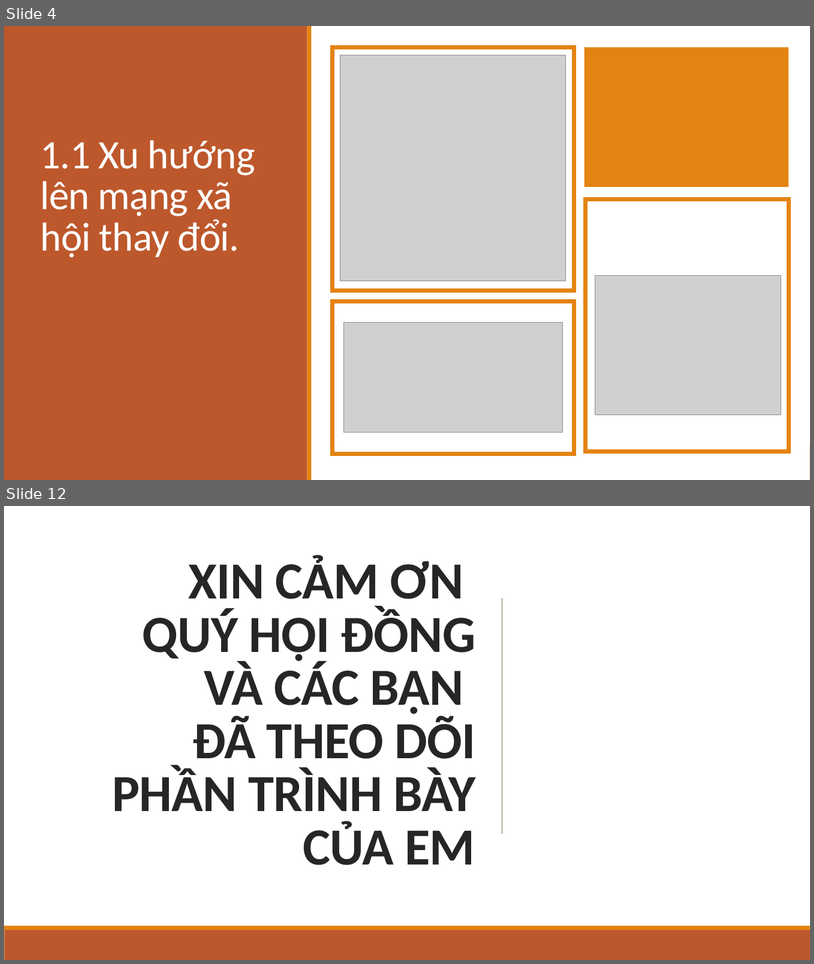
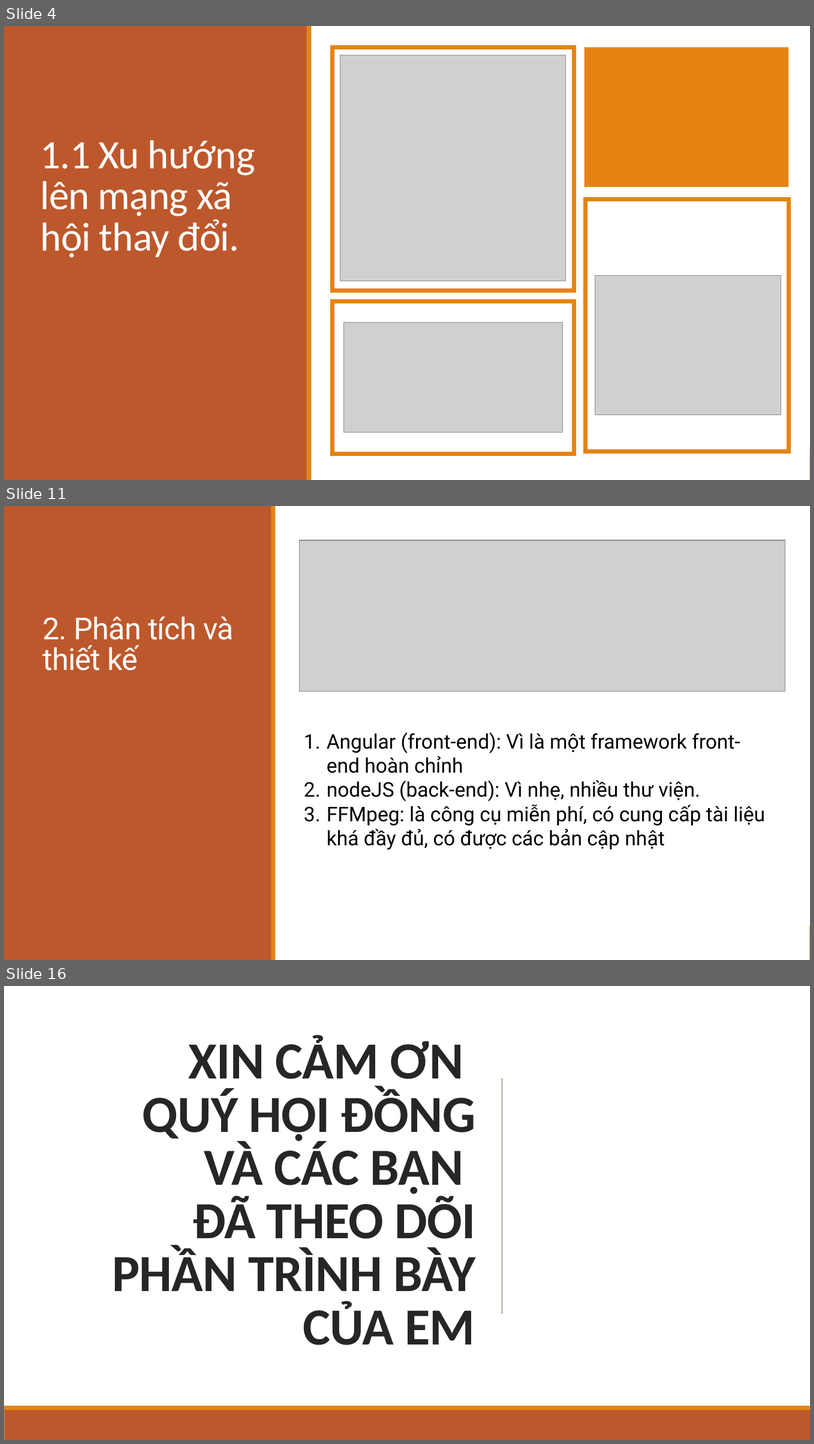
Before and after one commit to thedeadsheep/ang-VideoEditing, a slide deck: THIẾT KẾ VÀ XÂY DỰNG.pptx. Shown one above the other, each under a label of ours: slides 4 and 12 before the commit, slides 4, 11 and 16 after it; the slides between them are not shown. The pictures are 814x964 and 814x1444 pixels, drawn with LibreOffice and Linux fonts; fonts in the diff are those of the drawing; grey boxes stand for pictures. Boxes give left, top, right and bottom in pixels: in the first picture for what was removed or moved away, otherwise in the second. Text is boxed around its words. In the diff, an @@ line names an element or a change of style, - is before the commit and + after.

```diff
--- a/THIẾT KẾ VÀ XÂY DỰNG.pptx
+++ b/THIẾT KẾ VÀ XÂY DỰNG.pptx
@@ slide 11 added at bbox=[4, 506, 810, 960], background #FFFFFF @@
@@ rectangle added at bbox=[4, 506, 810, 960], fill #FFFFFF @@
@@ rectangle added at bbox=[4, 506, 272, 960], fill #BD582C @@
@@ rectangle added at bbox=[272, 506, 276, 960], fill #E48312 @@
@@ picture added at bbox=[300, 540, 786, 692] @@
@@ title added at bbox=[42, 616, 234, 670], 36 pt, text #FFFFFF @@
+2. Phân tích và thiết kế
@@ text added at bbox=[327, 732, 765, 849], 24 pt, text #000000 @@
+1. Angular (front-end): Vì là một framework front-end hoàn chỉnh
+2. nodeJS (back-end): Vì nhẹ, nhiều thư viện.
+3. FFMpeg: là công cụ miễn phí, có cung cấp tài liệu khá đầy đủ, có được các bản cập nhật
@@ rectangle added at bbox=[4, 930, 810, 960], fill #BD582C @@
@@ rectangle added at bbox=[4, 925, 810, 930], fill #E48312 @@
@@ what was slide 12 is now slide 16 @@
```
Also in this commit, not shown: 9 slides changed, 3 other slides added, 2 other files.
